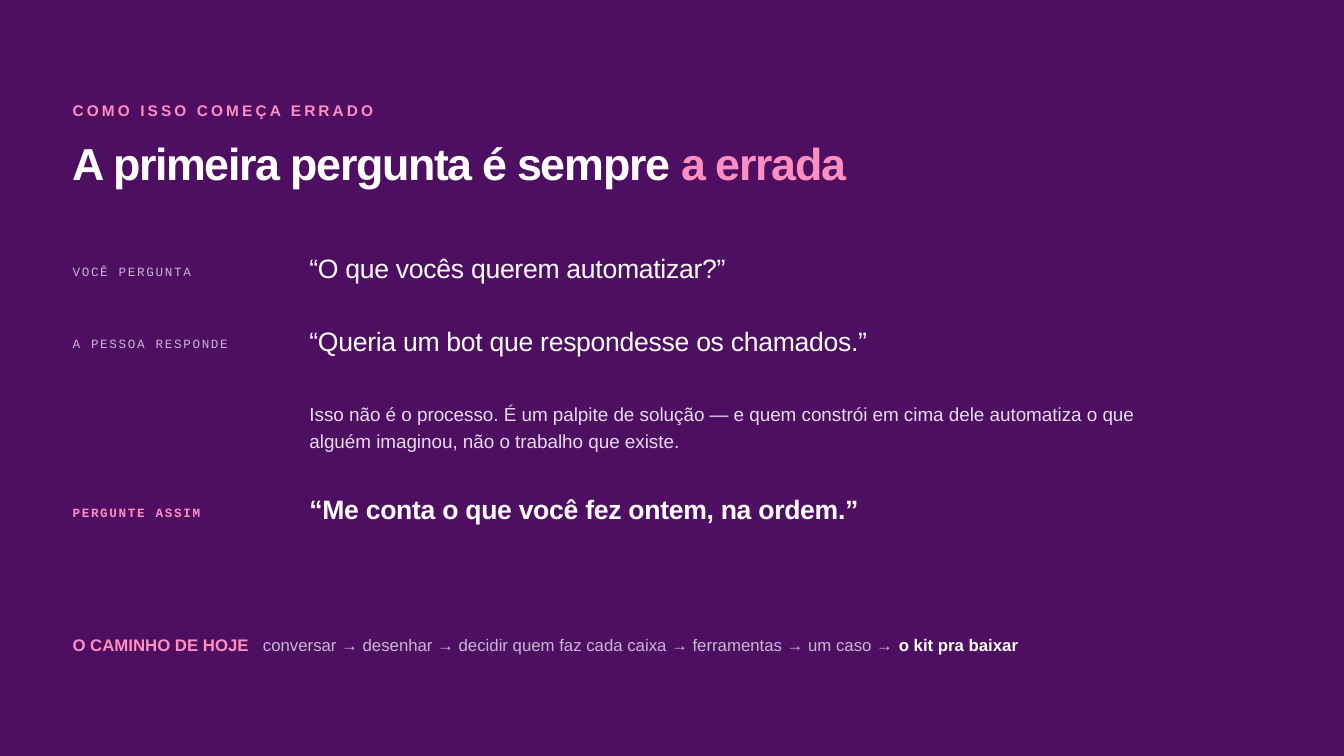
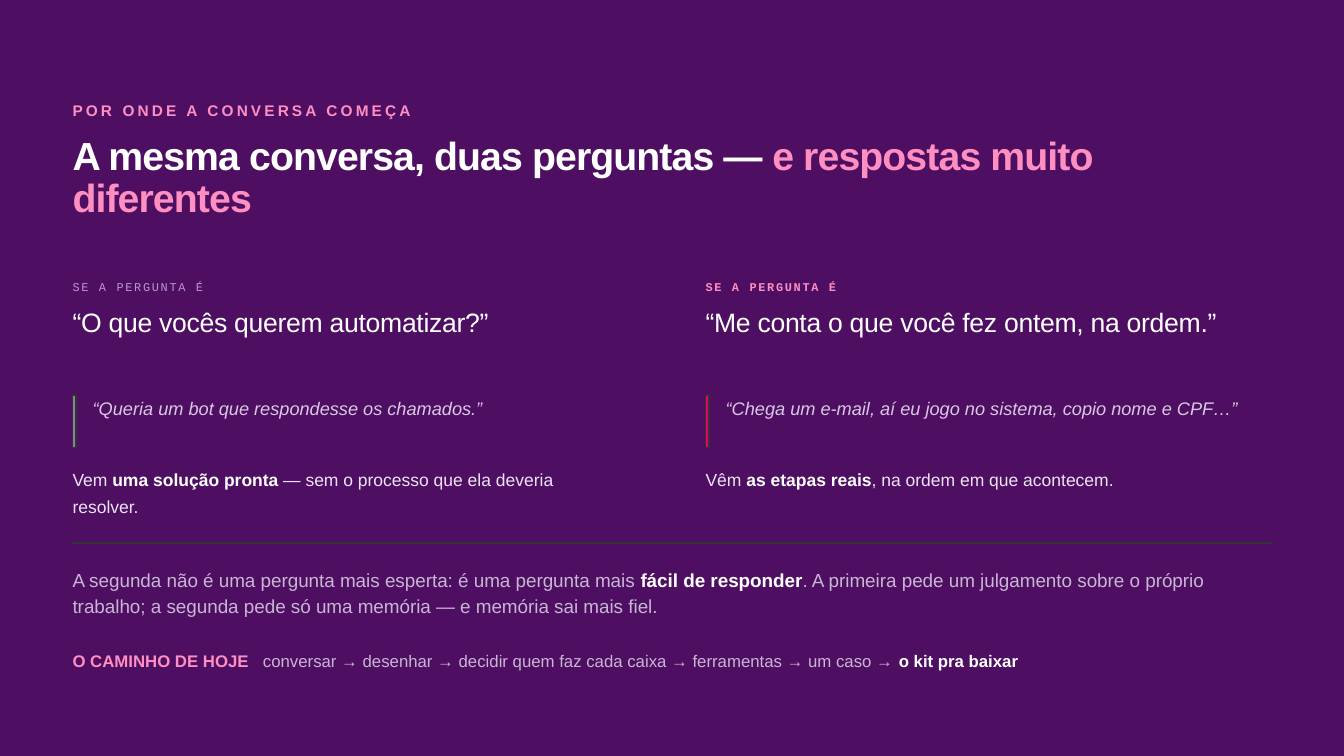
Before and after one commit to gabrcs/casamentos-app, a slide deck: slide 3 of talks/serasa-ia-automacao/deck.pptx. Drawn at 1344x756 pixels with LibreOffice and Linux fonts; fonts in the diff are those of the drawing. Boxes give left, top, right and bottom in pixels: in the first picture for what was removed or moved away, otherwise in the second. Text is boxed around its words. In the diff, an @@ line names an element or a change of style, - is before the commit and + after.

```diff
--- a/talks/serasa-ia-automacao/deck.pptx
+++ b/talks/serasa-ia-automacao/deck.pptx
@@ text at [73,105,410,119]: text changed @@
-COMO ISSO COMEÇA ERRADO
+POR ONDE A CONVERSA COMEÇA
@@ text at [73,141,1093,213]: text changed; size 32 to 28 pt @@
-A primeira pergunta é sempre a errada
+A mesma conversa, duas perguntas — e respostas muito diferentes
@@ text at [73,282,203,291]: text changed; size 9 to 8.5 pt; text colour #C9B6D4 to #B79ACB @@
-VOCÊ PERGUNTA
+SE A PERGUNTA É
@@ text added at [706,282,836,294], 8.5 pt, text #FF8FC0, bold @@
+SE A PERGUNTA É
@@ text "“O que vocês querem automatizar?”": place and size @@
-text "“O que vocês querem automatizar?”" at [309,258,725,284]
+text "“O que vocês querem automatizar?”" at [73,312,489,337]
@@ text "“O que vocês querem automatizar?”" at [73,312,489,337]: line spacing 1 to 25pt @@
@@ text "“Me conta o que você ...": place and size @@
-text "“Me conta o que você ..." at [309,499,858,524]
+text "“Me conta o que você ..." at [706,312,1217,337]
@@ text "“Me conta o que você ..." at [706,312,1217,337]: bold off; line spacing 1 to 25pt @@
@@ text removed at [73,339,228,348] @@
-A PESSOA RESPONDE
@@ rectangle added at [73,395,77,448], fill #8E7FA0, outline #333333 1 pt @@
@@ text "“Queria um bot que respondesse ...": place and size @@
-text "“Queria um bot que respondesse ..." at [309,331,867,356]
+text "“Queria um bot que respondesse ..." at [93,402,482,419]
@@ text "“Queria um bot que respondesse ..." at [93,402,482,419]: size 19 to 13 pt, text colour #FFFFFF to #D9C8E4, letter spacing -0.2 to 0 pt, italic on; line spacing 1 to 18.5pt @@
@@ rectangle added at [706,395,710,448], fill #E80070, outline #333333 1 pt @@
@@ text added at [726,401,1238,419], 13 pt, text #D9C8E4, italic @@
+“Chega um e-mail, aí eu jogo no sistema, copio nome e CPF…”
@@ text at [73,473,553,513]: text changed; size 13.5 to 12.5 pt; text colour #E7DCEF to #EDE4F3 @@
-Isso não é o processo. É um palpite de solução — e quem constrói em cima dele automatiza o que alguém imaginou, não o trabalho que existe.
+Vem uma solução pronta — sem o processo que ela deveria resolver.
@@ text added at [706,473,1113,490], 12.5 pt, text #EDE4F3 @@
+Vêm as etapas reais, na ordem em que acontecem.
@@ text removed at [73,508,200,517] @@
-PERGUNTE ASSIM
@@ rectangle added at [73,542,1271,543], fill #FFFFFF at 16% opacity, outline #333333 1 pt @@
@@ text added at [73,573,1204,617], 13.5 pt, text #C9B6D4 @@
+A segunda não é uma pergunta mais esperta: é uma pergunta mais fácil de responder. A primeira pede um julgamento sobre o próprio trabalho; a segunda pede só uma memória — e memória sai mais fiel.
@@ text "O CAMINHO DE HOJE conversar ...": place and size @@
-text "O CAMINHO DE HOJE conversar ..." at [73,639,1018,655]
+text "O CAMINHO DE HOJE conversar ..." at [73,655,1018,671]
@@ text "O CAMINHO DE HOJE conversar ..." at [73,655,1018,671]: line spacing 18pt to 17pt @@
```
Also in this commit, not shown: 6 other slides changed, 4 other files.
